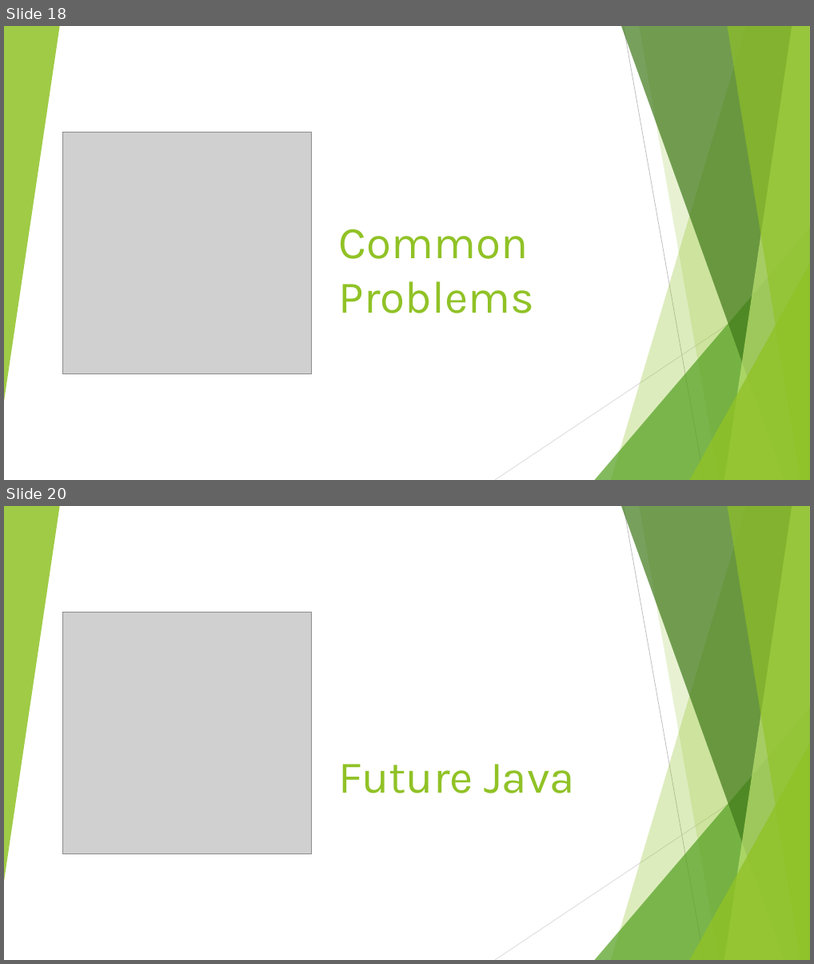
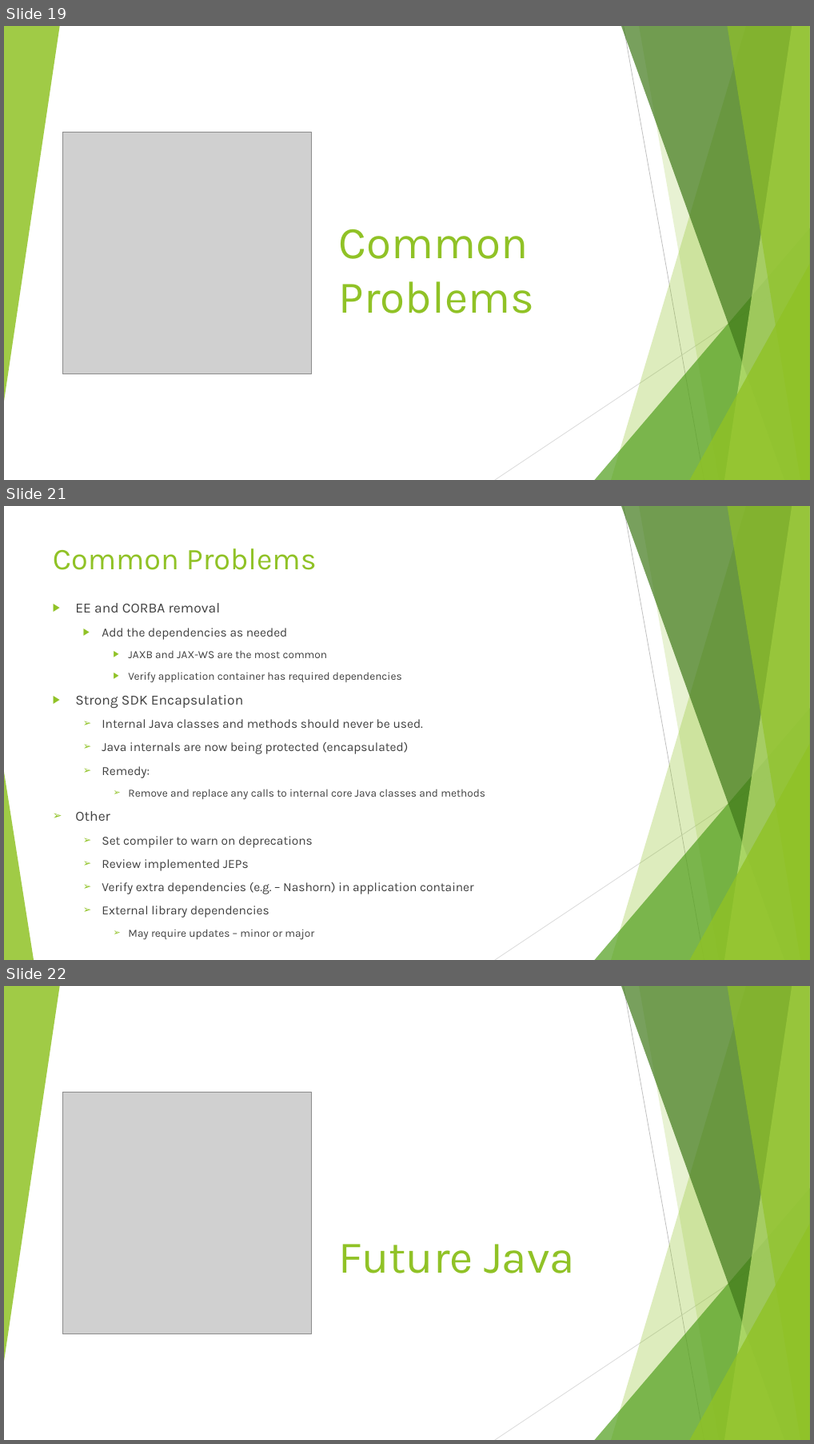
Before and after one commit to Rohan427/Qpid4Graal, a slide deck: doc/reference/Java_17 _Upgrade.pptx. Shown one above the other, each under a label of ours: slides 18 and 20 before the commit, slides 19, 21 and 22 after it; the slides between them are not shown. The pictures are 814x964 and 814x1444 pixels, drawn with LibreOffice and Linux fonts; fonts in the diff are those of the drawing; grey boxes stand for pictures. Boxes give left, top, right and bottom in pixels: in the first picture for what was removed or moved away, otherwise in the second. Text is boxed around its words. In the diff, an @@ line names an element or a change of style, - is before the commit and + after.

Commit message:
Java Upgrade PPT v4

```diff
--- a/doc/reference/Java_17 _Upgrade.pptx
+++ b/doc/reference/Java_17 _Upgrade.pptx
@@ slide 21 added at (4,506,810,960), background #FFFFFF; not listed: 9 template elements that a slide beside it also shows @@
@@ title added at (53,548,317,570), 36 pt, text #90C226 @@
+Common Problems
@@ text added at (75,603,486,940), 14.8 pt, text #404040 @@
+▶ EE and CORBA removal
+  ▶ Add the dependencies as needed
+    ▶ JAXB and JAX-WS are the most common
+    ▶ Verify application container has required dependencies
+▶ Strong SDK Encapsulation
+  ➢ Internal Java classes and methods should never be used.
+  ➢ Java internals are now being protected (encapsulated)
+  ➢ Remedy:
+    ➢ Remove and replace any calls to internal core Java classes and methods
+➢ Other
+  ➢ Set compiler to warn on deprecations
+  ➢ Review implemented JEPs
+  ➢ Verify extra dependencies (e.g. – Nashorn) in application container
+  ➢ External library dependencies
+    ➢ May require updates – minor or major
@@ triangle added at (4,772,34,960), fill #90C226 at 85% opacity @@
@@ what was slide 18 is now slide 19 @@
@@ what was slide 20 is now slide 22 @@
```
Also in this commit, not shown: 4 slides changed, 2 other slides added, 1 slide removed.
